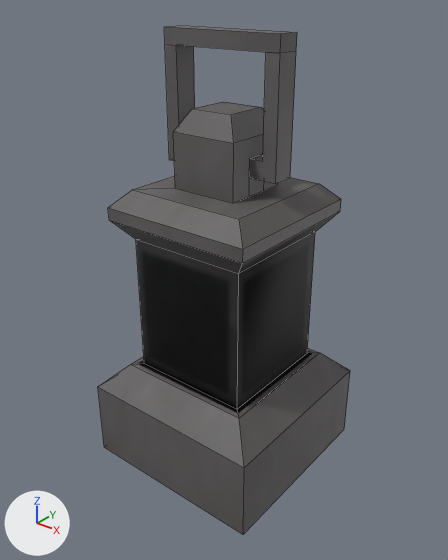
The OBJ model mods/tech/models/lataren.obj, before and after one commit.
Before and after are seen from a 50 mm lens placed at (0.893, -1.127, 0.69), pointed at (0.004, -0.016, 0.001). The axes (+X, +Y, +Z) are drawn at lower left. The lights are the same throughout. Mesh edges are drawn as thin lines. Where no turn or scale is listed for an object, it has been applied to the vertices.

The first picture shows 'Cube.001_Cube.002'.
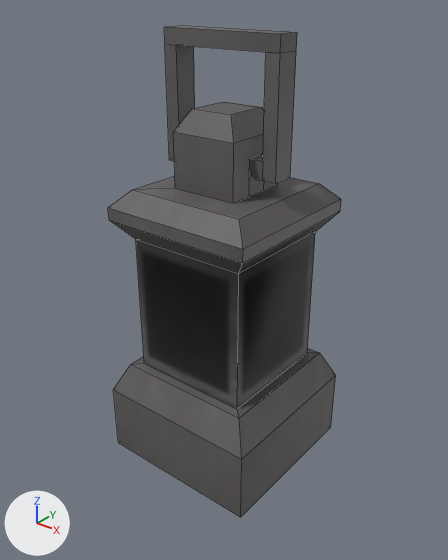
Changed parts and their boxes (x1, y1, x2, y2) in the pictures (448 x 560 px):
'Cube.001_Cube.002', reshaped (8% narrower): before (98, 26, 350, 534); after (108, 26, 341, 517)
part 1 of me_cube_001_cube_002, cut back: before (98, 353, 350, 534); after (114, 353, 336, 517)

What the commit changed:
me_cube_001_cube_002 is used by ob_cube_001_cube_002; location (0.0, 0.0, 0.0).
Verts and faces of me_cube_001_cube_002; kept vertices keep their numbers, new ones are numbered from 138.
Before the commit, vertices of me_cube_001_cube_002: 0 (-0.25, -0.25, -0.52) at pixel (104, 447), 1 (-0.25, 0.25, -0.52), 2 (0.25, -0.25, -0.52) at pixel (243, 534), 3 (0.25, 0.25, -0.52) at pixel (344, 429), 5 (-0.25, -0.25, -0.31) at pixel (97, 386).
Before the commit, vertices of me_cube_001_cube_002: 7 (-0.25, 0.25, -0.31), 9 (0.25, -0.25, -0.31) at pixel (244, 467), 11 (0.25, 0.25, -0.31) at pixel (350, 370), 16 (-0.159, -0.159, -0.244) at pixel (144, 363), 17 (-0.159, 0.159, -0.244).
Before the commit, vertices of me_cube_001_cube_002: 18 (0.159, 0.159, -0.244) at pixel (307, 353), 19 (0.159, -0.159, -0.244) at pixel (237, 409), 102 (-0.146, -0.146, -0.244), 103 (-0.146, 0.146, -0.244), 104 (0.146, 0.146, -0.244).
Before the commit, vertices of me_cube_001_cube_002: 105 (0.146, -0.146, -0.244).
me_cube_001_cube_002 had 138 vertices, 114 faces and spanned x -0.258..0.25, y -0.25..0.25, z -0.52..0.592.
me_cube_001_cube_002 now has 142 vertices, 116 faces and spans x -0.258..0.22, y -0.22..0.22, z -0.508..0.592.
Part 1, on me_cube_001_cube_002:
Faces deleted: (16, 17, 18, 19), (102, 103, 104, 105).
Vertex 0 moves to (-0.22, -0.22, -0.508), pixel (118, 442).
Vertex 1 moves to (-0.22, 0.22, -0.508).
Vertex 2 moves to (0.22, -0.22, -0.508), pixel (240, 517).
Vertex 3 moves to (0.22, 0.22, -0.508), pixel (330, 427).
Vertex 5 moves to (-0.22, -0.22, -0.323), pixel (113, 389).
Vertex 7 moves to (-0.22, 0.22, -0.323).
Vertex 9 moves to (0.22, -0.22, -0.323), pixel (241, 459).
Vertex 11 moves to (0.22, 0.22, -0.323), pixel (335, 375).
